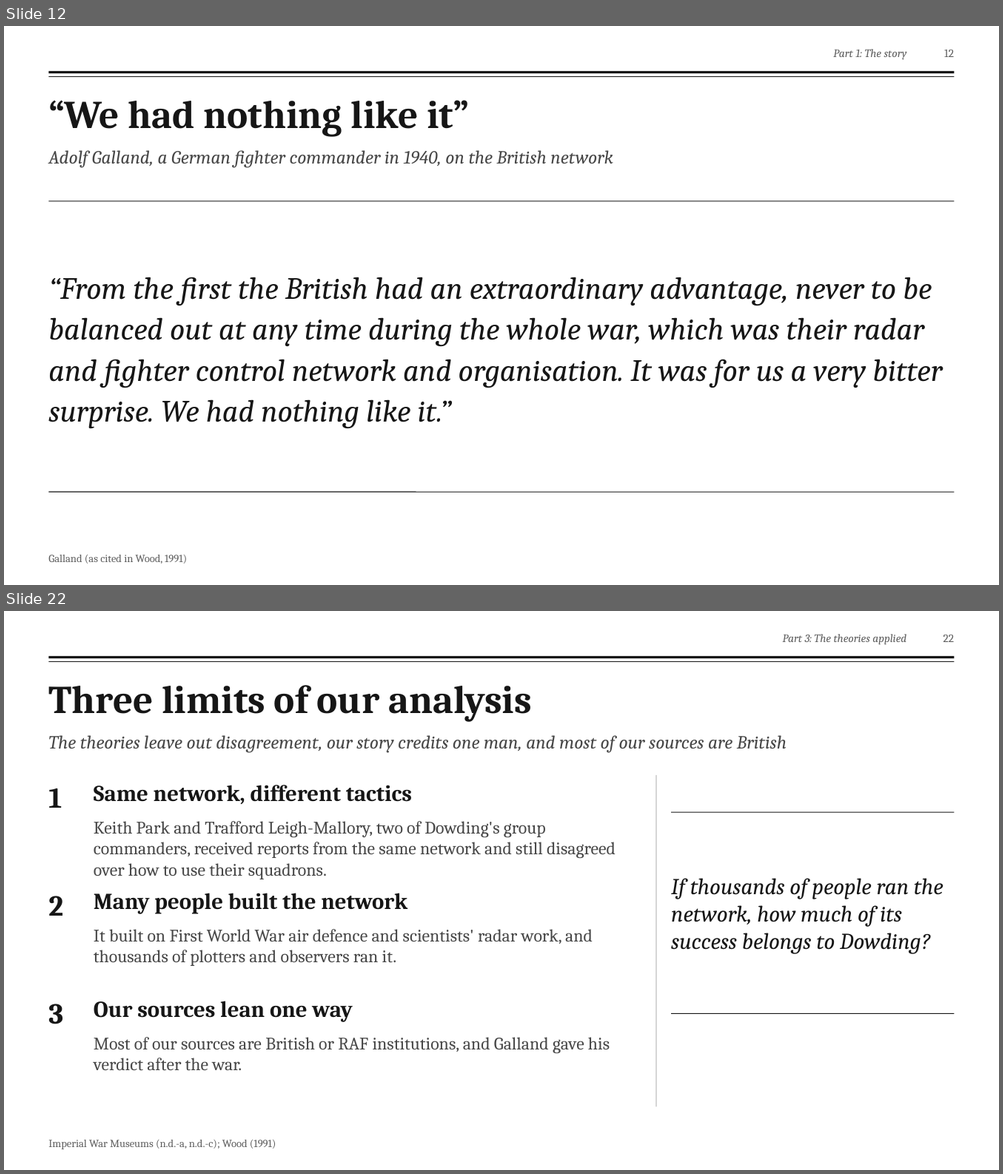
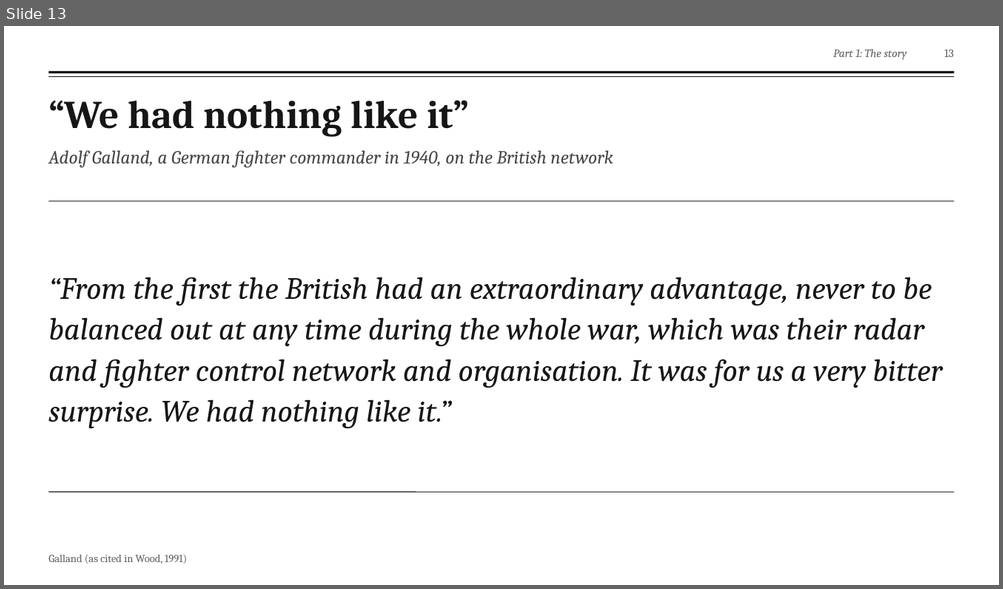
Before and after one commit to fengyiqicoder/fumadocs, a slide deck: dowding-presentation/Dowding_Effective_Communication.pptx. Shown one above the other, each under a label of ours: slides 12 and 22 before the commit, slide 13 after it; the slides between them are not shown. The pictures are 1003x1174 and 1003x589 pixels, drawn with LibreOffice and Linux fonts; fonts in the diff are those of the drawing; background and template pictures are left out. Boxes give left, top, right and bottom in pixels: in the first picture for what was removed or moved away, otherwise in the second. Text is boxed around its words. In the diff, an @@ line names an element or a change of style, - is before the commit and + after.

```diff
--- a/dowding-presentation/Dowding_Effective_Communication.pptx
+++ b/dowding-presentation/Dowding_Effective_Communication.pptx
@@ slide 22 removed at <box>4,611,999,1170</box>, background picture (left out); not listed: 2 template elements that a slide beside it also shows @@
@@ text removed at <box>782,634,906,645</box> @@
-Part 3: The theories applied
@@ page number removed at <box>943,634,954,642</box> @@
-22
@@ text removed at <box>48,685,532,721</box> @@
-Three limits of our analysis
@@ text removed at <box>48,735,786,753</box> @@
-The theories leave out disagreement, our story credits one man, and most of our sources are British
@@ text removed at <box>94,785,412,804</box> @@
-Same network, different tactics
@@ line removed from (656, 775) to (656, 1107) @@
@@ text removed at <box>48,789,62,808</box> @@
-1
@@ text removed at <box>94,821,615,880</box> @@
-Keith Park and Trafford Leigh-Mallory, two of Dowding's group commanders, received reports from the same network and still disagreed over how to use their squadrons.
@@ line removed from (671, 812) to (954, 812) @@
@@ text removed at <box>48,896,63,916</box> @@
-2
@@ text removed at <box>94,893,407,914</box> @@
-Many people built the network
@@ text removed at <box>671,878,943,954</box> @@
-If thousands of people ran the network, how much of its success belongs to Dowding?
@@ text removed at <box>94,929,592,966</box> @@
-It built on First World War air defence and scientists' radar work, and thousands of plotters and observers ran it.
@@ text removed at <box>48,1004,63,1025</box> @@
-3
@@ text removed at <box>94,1001,353,1022</box> @@
-Our sources lean one way
@@ line removed from (671, 1014) to (954, 1014) @@
@@ text removed at <box>94,1037,609,1071</box> @@
-Most of our sources are British or RAF institutions, and Galland gave his verdict after the war.
@@ text removed at <box>48,1140,276,1150</box> @@
-Imperial War Museums (n.d.-a, n.d.-c); Wood (1991)
@@ what was slide 12 is now slide 13 @@
@@ page number at <box>944,49,953,57</box>: text changed @@
-12
+13
```
Also in this commit, not shown: 22 slides changed, 2 slides added, 3 other slides removed, 2 other files.
